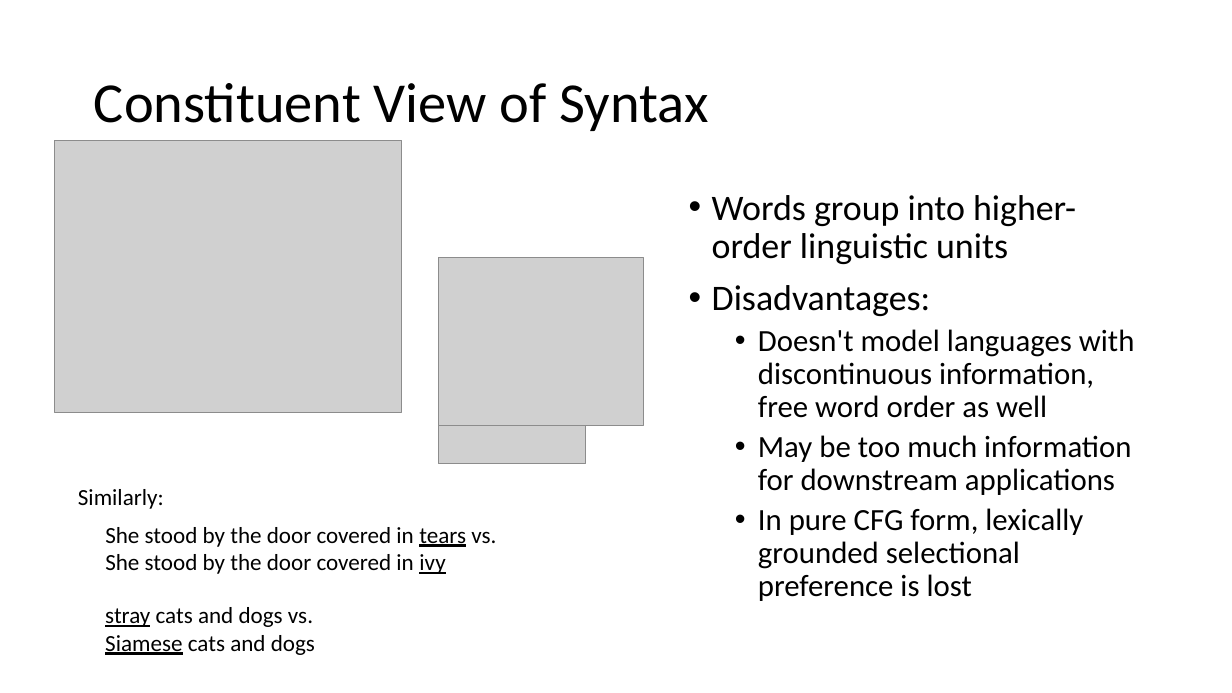
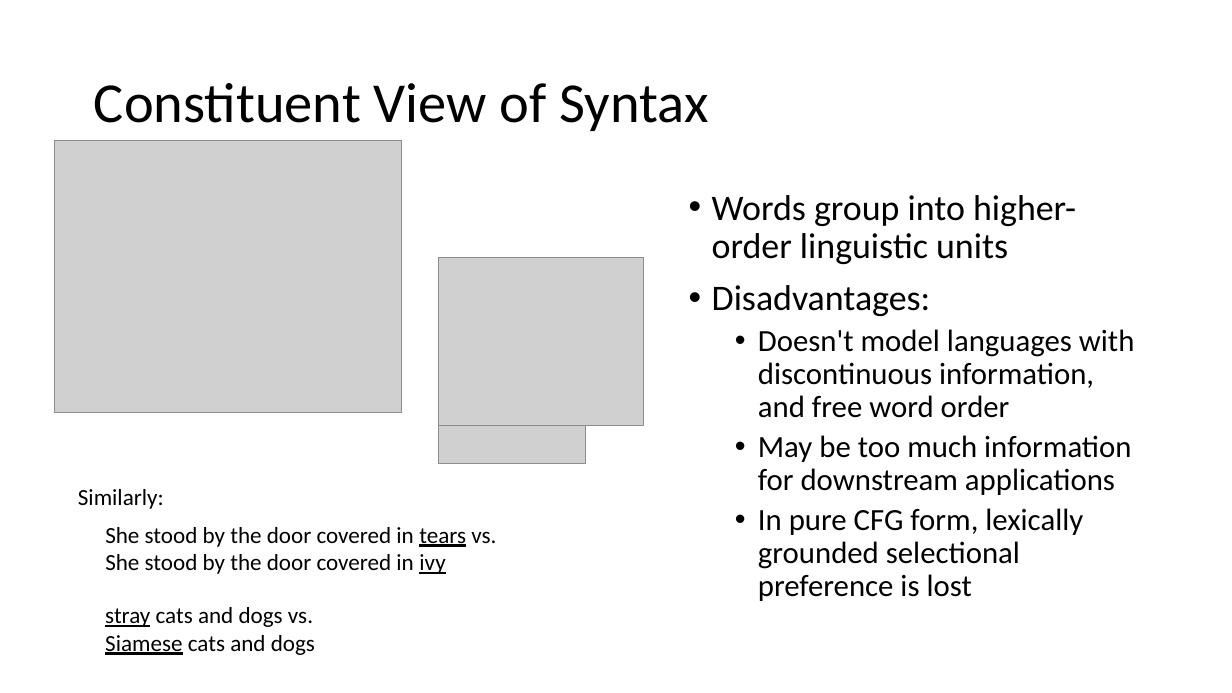
Before and after one commit to isi-nlp/csci_544_fa_18_slides, a slide deck: slide 2 of dep_parsing_0919.pptx. Drawn at 1232x693 pixels with LibreOffice and Linux fonts; fonts in the diff are those of the drawing; grey boxes stand for pictures. Boxes give left, top, right and bottom in pixels: in the first picture for what was removed or moved away, otherwise in the second. Text is boxed around its words. In the diff, an @@ line names an element or a change of style, - is before the commit and + after.

```diff
--- a/dep_parsing_0919.pptx
+++ b/dep_parsing_0919.pptx
@@ text at (758,329,1135,418): text changed @@
-  • Doesn't model languages with discontinuous information, free word order as well
+  • Doesn't model languages with discontinuous information, and free word order
```
Also in this commit, not shown: 25 other slides changed.
